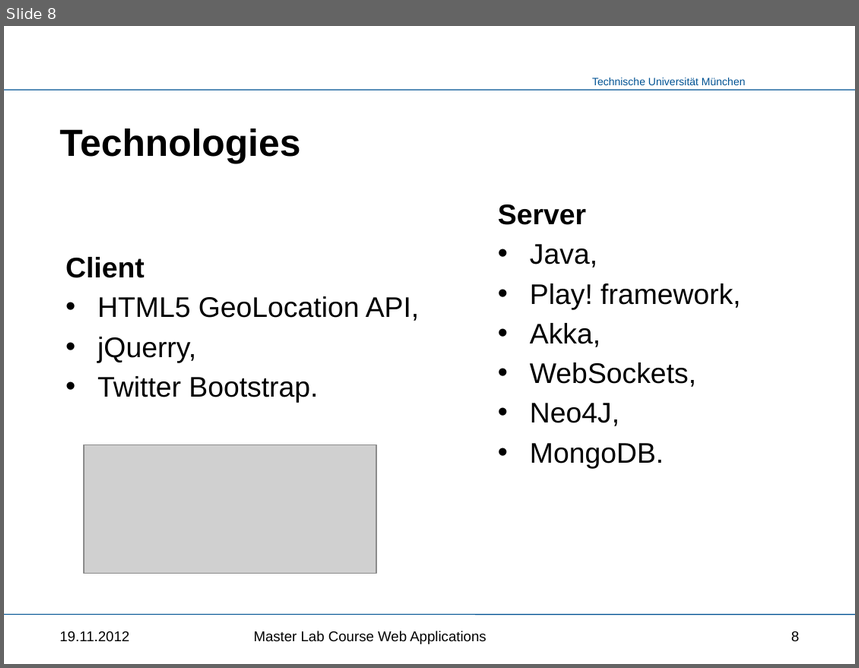
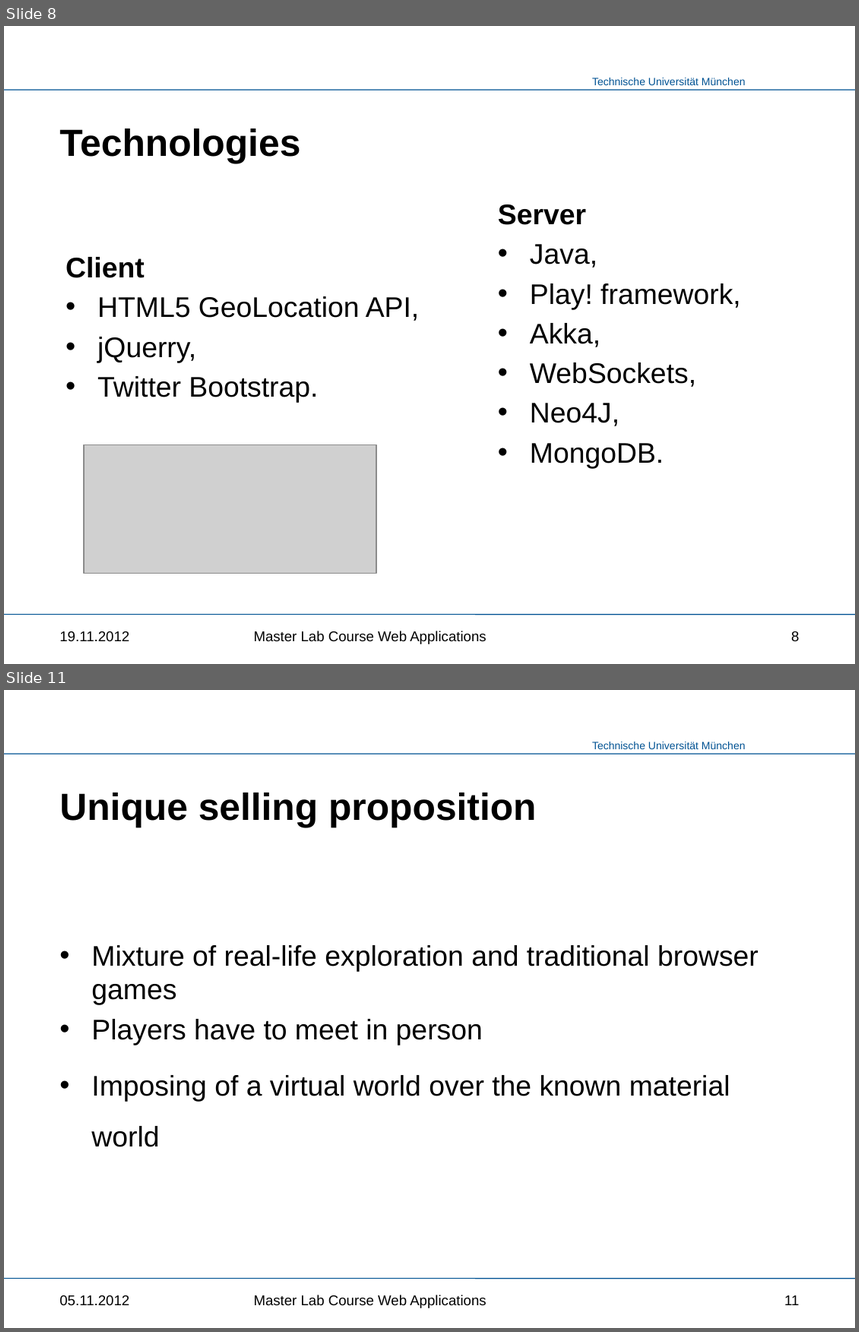
Before and after one commit to kneczaj/pi-puppids, a slide deck: docs/group4_project_presentation.pptx. Shown one above the other, each under a label of ours: slide 8 before the commit, slides 8 and 11 after it; the slides between them are not shown. The pictures are 859x668 and 859x1332 pixels, drawn with LibreOffice and Linux fonts; fonts in the diff are those of the drawing; grey boxes stand for pictures; background and template pictures are left out. Boxes give left, top, right and bottom in pixels: in the first picture for what was removed or moved away, otherwise in the second. Text is boxed around its words. In the diff, an @@ line names an element or a change of style, - is before the commit and + after.

```diff
--- a/docs/group4_project_presentation.pptx
+++ b/docs/group4_project_presentation.pptx
@@ slide 11 added at <box>4,690,855,1328</box>, background #FFFFFF; not listed: 3 template elements that a slide beside it also shows @@
@@ title added at <box>59,793,537,828</box>, 32 pt, text #000000, bold @@
+Unique selling proposition
@@ text added at <box>91,945,759,1148</box>, 24 pt, text #000000 @@
+• Mixture of real-life exploration and traditional browser games
+• Players have to meet in person
+• Imposing of a virtual world over the known material world
@@ text added at <box>59,1296,129,1306</box>, 12 pt, text #000000 @@
+05.11.2012
@@ text added at <box>254,1295,486,1309</box>, 12 pt, text #000000 @@
+Master Lab Course Web Applications
@@ page number added at <box>785,1296,799,1306</box>, 12 pt, text #000000 @@
+11
```
Also in this commit, not shown: 6 slides changed, 1 other slide added.
